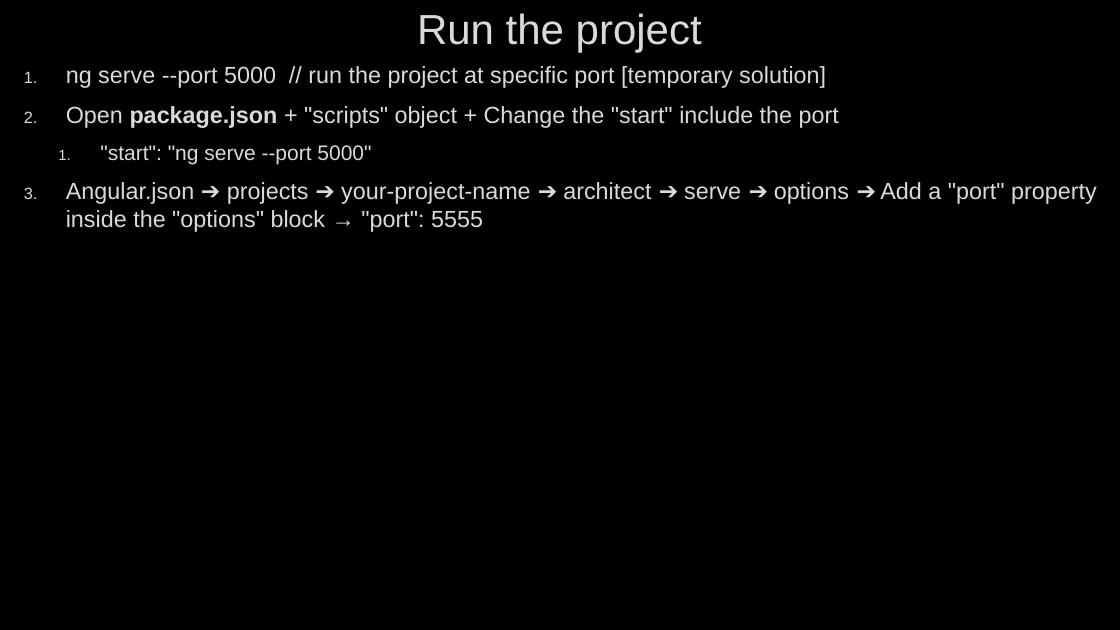
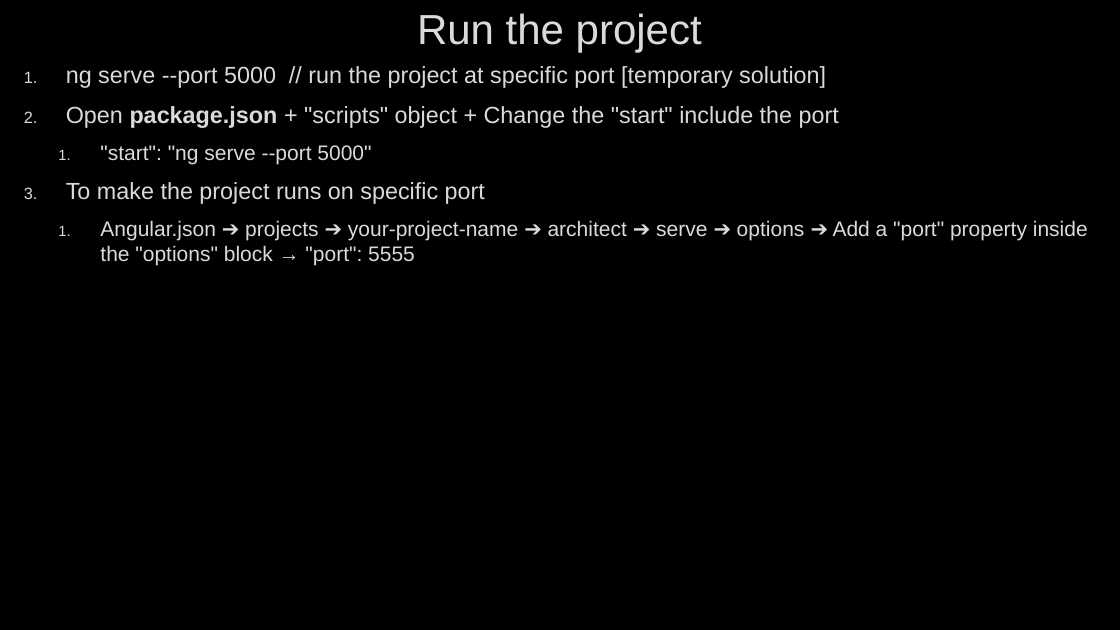
Before and after one commit to AhmedMohamedSamir1/Summary, a slide deck: slide 4 of Angular & type script/Angular.pptx. Drawn at 1120x630 pixels with LibreOffice and Linux fonts; fonts in the diff are those of the drawing; background and template pictures are left out. Boxes give left, top, right and bottom in pixels: in the first picture for what was removed or moved away, otherwise in the second. Text is boxed around its words. In the diff, an @@ line names an element or a change of style, - is before the commit and + after.

```diff
--- a/Angular & type script/Angular.pptx
+++ b/Angular & type script/Angular.pptx
@@ text at (66,182,485,204): paragraph added @@
+3. To make the project runs on specific port
@@ text at (100,220,1088,266): size 20 to 18 pt in "Angular.json ➔ projects ➔ your-project-name ➔ architect ..."; list level 1 to 2 in "Angular.json ➔ projects ➔ your-project-name ..." @@
```
Also in this commit, not shown: 6 other slides changed, 25 slides added, 7 other files.
